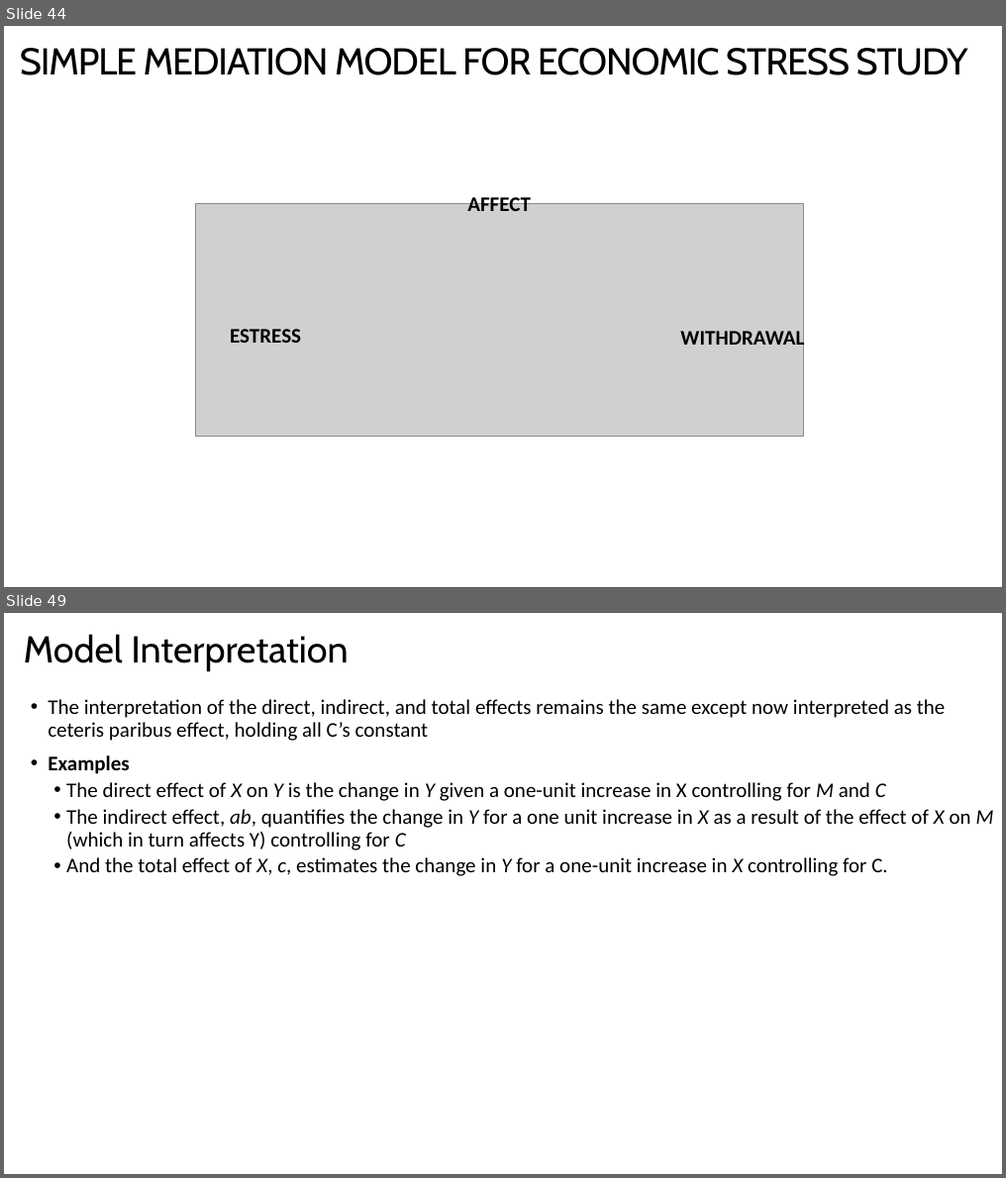
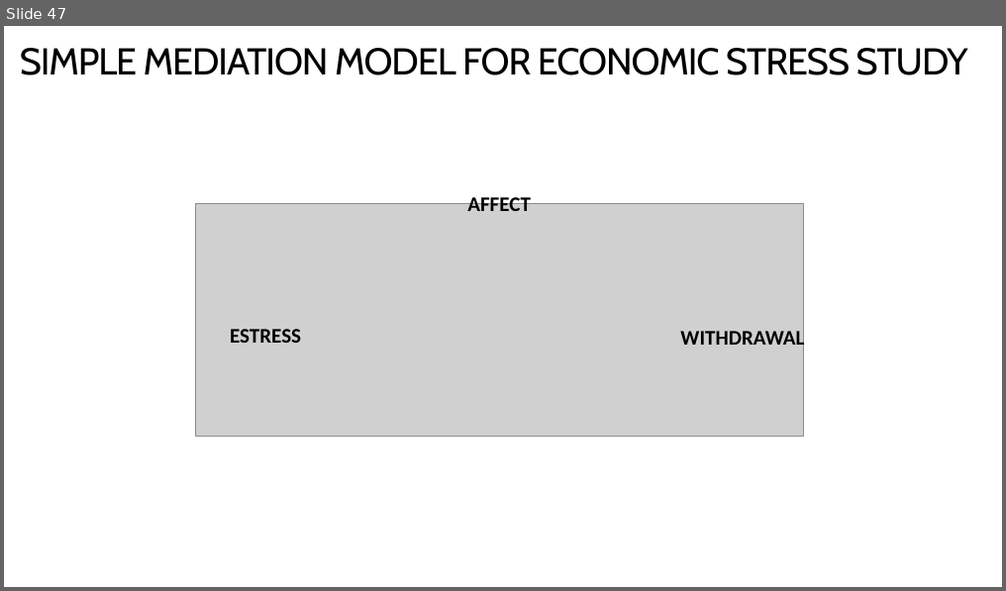
Before and after one commit to bigdataforsocialjustice/stats-for-social-justice, a slide deck: slides/medmod/lecture.pptx. Shown one above the other, each under a label of ours: slides 44 and 49 before the commit, slide 47 after it; the slides between them are not shown. The pictures are 1006x1178 and 1006x591 pixels, drawn with LibreOffice and Linux fonts; fonts in the diff are those of the drawing; grey boxes stand for pictures. Boxes give left, top, right and bottom in pixels: in the first picture for what was removed or moved away, otherwise in the second. Text is boxed around its words. In the diff, an @@ line names an element or a change of style, - is before the commit and + after.

```diff
--- a/slides/medmod/lecture.pptx
+++ b/slides/medmod/lecture.pptx
@@ slide 49 removed at (4,613,1002,1174), background #FFFFFF @@
@@ title removed at (24,634,348,671) @@
-Model Interpretation
@@ text removed at (48,699,994,876) @@
-• The interpretation of the direct, indirect, and total effects remains the same except now interpreted as the ceteris paribus effect, holding all C’s constant
-• Examples
-  • The direct effect of X on Y is the change in Y given a one-unit increase in X controlling for M and C
-  • The indirect effect, ab, quantifies the change in Y for a one unit increase in X as a result of the effect of X on M (which in turn affects Y) controlling for C
-  • And the total effect of X, c, estimates the change in Y for a one-unit increase in X controlling for C.
@@ what was slide 44 is now slide 47 @@
```
Also in this commit, not shown: 4 slides changed, 7 slides added, 13 other slides removed.
